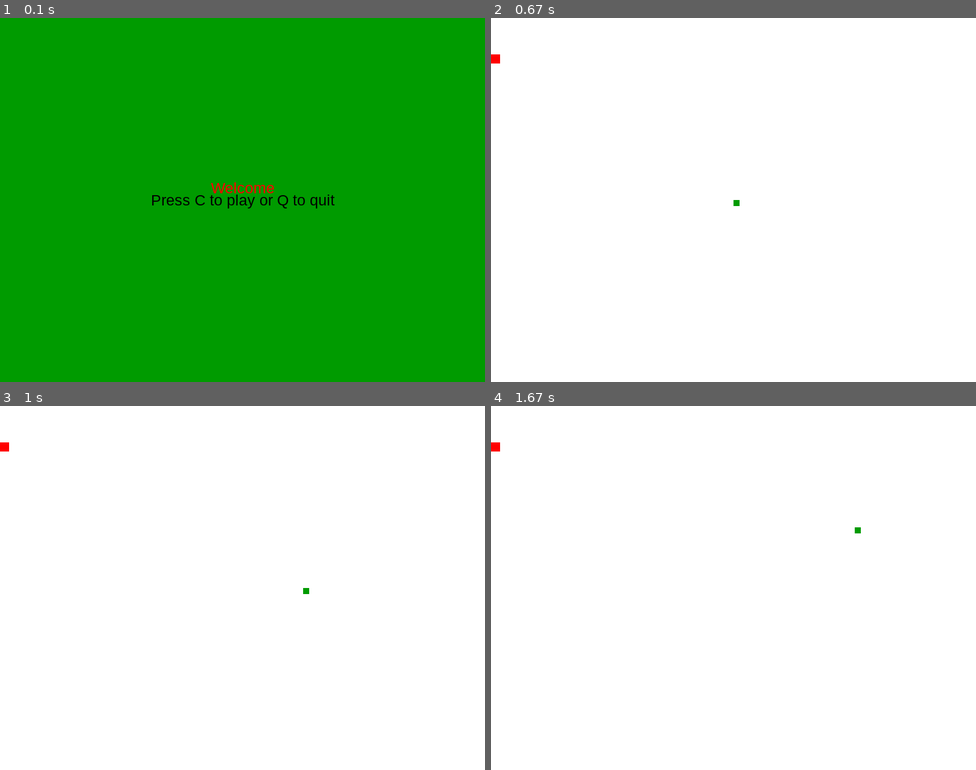
Above: before the commit, frames 1-4 (two rows, left to right).
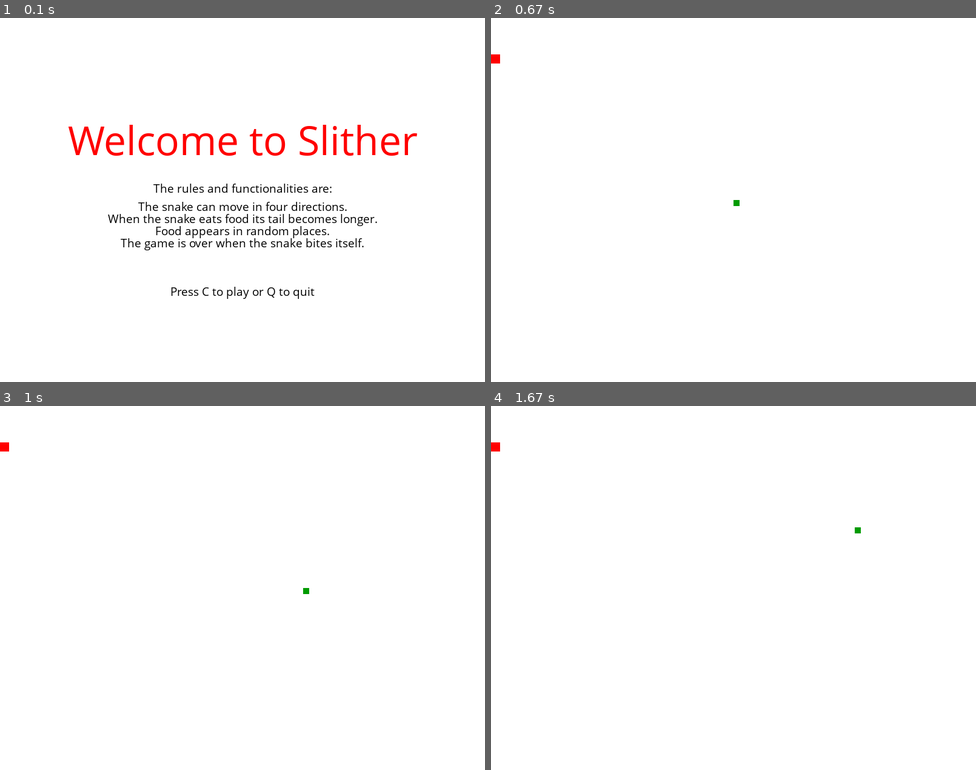
Above: after the commit, the same moments.

Repository: AmeliaLebioda/SNAKE-GAME
Game: pygame game, started from newpixel.py
Two runs of this game, one before a commit and one after it. Both use one fixed random seed, a clock stepped at 60 frames per second and the inputs below.
Inputs:
- Up to frame 1 (0.1 s): no input
- Up to frame 2 (0.67 s): tap C at 0.33 s
- Up to frame 3 (1 s): hold Right from 0.67 s (still down)
- Up to frame 4 (1.67 s): release Right at 1.13 s; hold Up 1.17-1.47 s; hold Right from 1.5 s (still down)

The runs differ from the first frame. In frame 1, 100% of the frame differs, in the area x 0-100%, y 0-100%; in frame 2, nothing differs; in frame 3, nothing differs; in frame 4, nothing differs.

Commit message:
update start screen

Diff:
--- a/newpixel.py
+++ b/newpixel.py
@@ -19,7 +19,7 @@
 block_size=10
 FPS =30
 
-smallfont = pygame.font.SysFont("Helvetica", 25)
+smallfont = pygame.font.SysFont("comicsansms", 20)
 medfont = pygame.font.SysFont("comicsansms", 50)
 largefont = pygame.font.SysFont("comicsansms", 70)
 
@@ -44,6 +44,7 @@
 
 def start_menu():
     intro =True
+
     while intro:
 
         for event in pygame.event.get():
@@ -61,11 +62,16 @@
 
 
 
-        gameDisplay.fill(green)
-        message_to_screen("Welcome" , red, -20)
-        message_to_screen("Press C to play or Q to quit", black, 0)
+        gameDisplay.fill(white)
+        message_to_screen("Welcome to Slither" , red, -100,"large")
+        message_to_screen("The rules and functionalities are:", black, -20, "small" )
+        message_to_screen ( "The snake can move in four directions.",black, 10, "small")
+        message_to_screen("When the snake eats food its tail becomes longer." , black, 30, "small")
+        message_to_screen("Food appears in random places.", black, 50, "small")
+        message_to_screen("The game is over when the snake bites itself." ,black, 70, "small"  )
+        message_to_screen("Press C to play or Q to quit", black, 150,"small")
         pygame.display.update()
-        clock.tick(20)
+        clock.tick(10)
 
 
 def gameLoop():
@@ -89,8 +95,8 @@
 
         while gameOver == True:
             gameDisplay.fill(white)
-            message_to_screen("The game is over",red, -20, size ="med")
-            message_to_screen("Press C to play again or Q to quit",black, 30, size = "small")
+            message_to_screen("The game is over",red, -100, size ="large")
+            message_to_screen("Press C to play again or Q to quit",black, 50, size = "small")
             pygame.display.update()
 
             for event in pygame.event.get():
